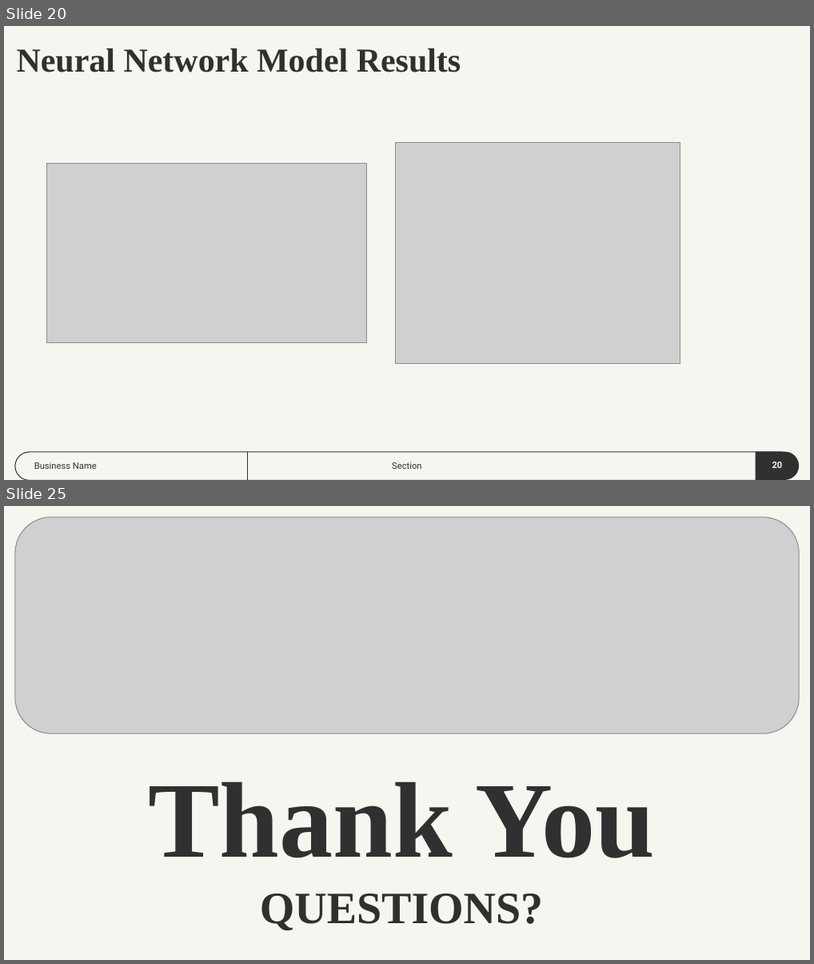
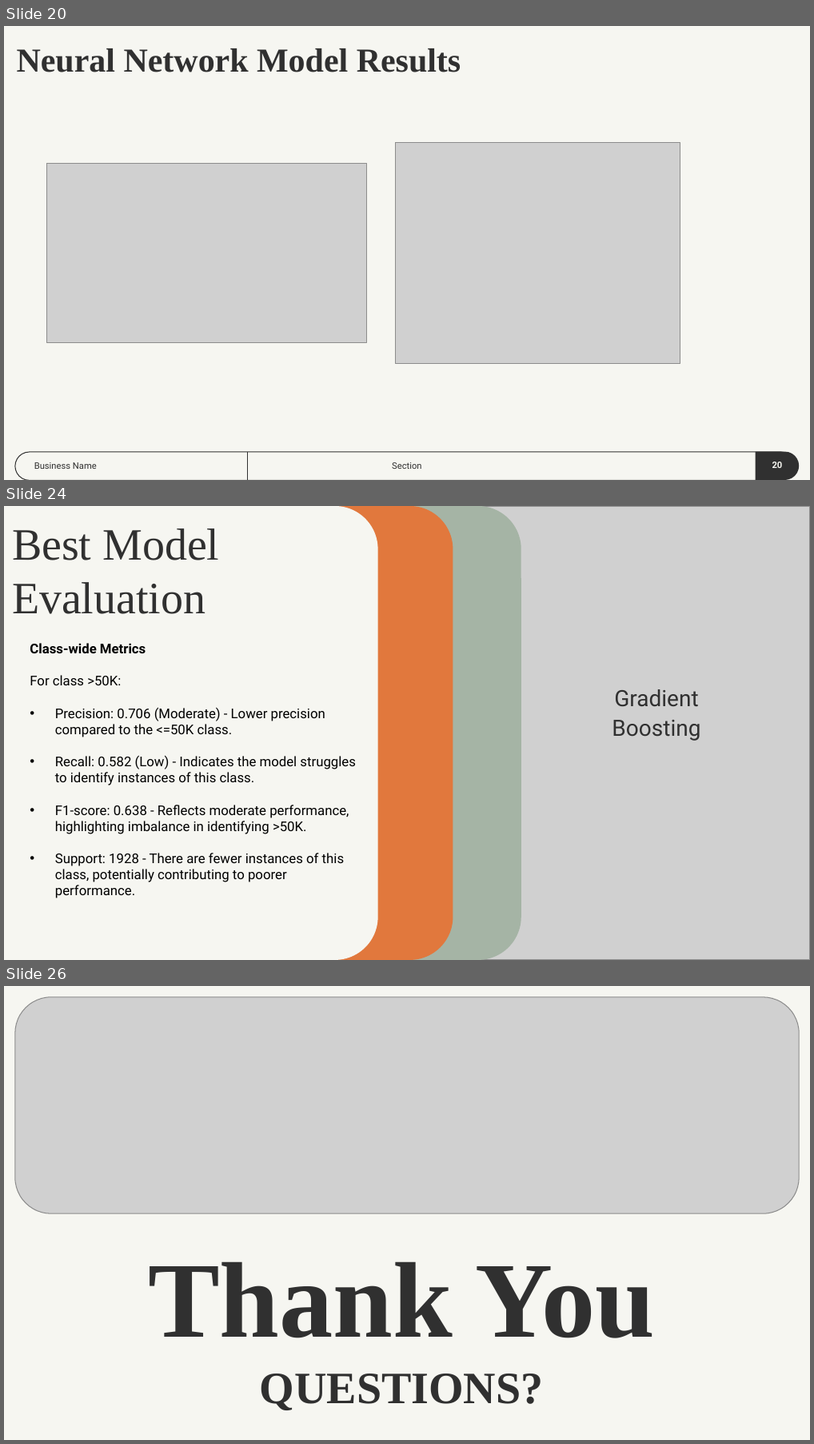
Before and after one commit to dmartinj12/Census_Inequality, a slide deck: Census Inequality Project.pptx. Shown one above the other, each under a label of ours: slides 20 and 25 before the commit, slides 20, 24 and 26 after it; the slides between them are not shown. The pictures are 814x964 and 814x1444 pixels, drawn with LibreOffice and Linux fonts; fonts in the diff are those of the drawing; grey boxes stand for pictures. Boxes give left, top, right and bottom in pixels: in the first picture for what was removed or moved away, otherwise in the second. Text is boxed around its words. In the diff, an @@ line names an element or a change of style, - is before the commit and + after.

```diff
--- a/Census Inequality Project.pptx
+++ b/Census Inequality Project.pptx
@@ slide 24 added at (x1=4, y1=506, x2=810, y2=960), background #F6F6F1 @@
@@ rounded rectangle added at (x1=4, y1=506, x2=378, y2=959), fill #F6F6F1 @@
@@ title added at (x1=12, y1=528, x2=219, y2=614), 40 pt, text #303030 @@
+Best Model
+Evaluation
@@ rounded rectangle added at (x1=78, y1=506, x2=453, y2=959), fill #E1783D @@
@@ rounded rectangle added at (x1=146, y1=506, x2=522, y2=959), fill #A5B4A5 @@
@@ picture added at (x1=341, y1=506, x2=810, y2=959) @@
@@ text added at (x1=30, y1=643, x2=356, y2=898), 12 pt, text #000000 @@
+Class-wide Metrics
+For class >50K:
+• Precision: 0.706 (Moderate) - Lower precision compared to the <=50K class.
+• Recall: 0.582 (Low) - Indicates the model struggles to identify instances of this class.
+• F1-score: 0.638 - Reflects moderate performance, highlighting imbalance in identifying >50K.
+• Support: 1928 - There are fewer instances of this class, potentially contributing to poorer performance.
@@ text added at (x1=612, y1=689, x2=701, y2=740), 20 pt, text #303030 @@
+Gradient
+Boosting
@@ what was slide 25 is now slide 26 @@
```
Also in this commit, not shown: 4 other slides added, 4 slides removed, 1 other file.
